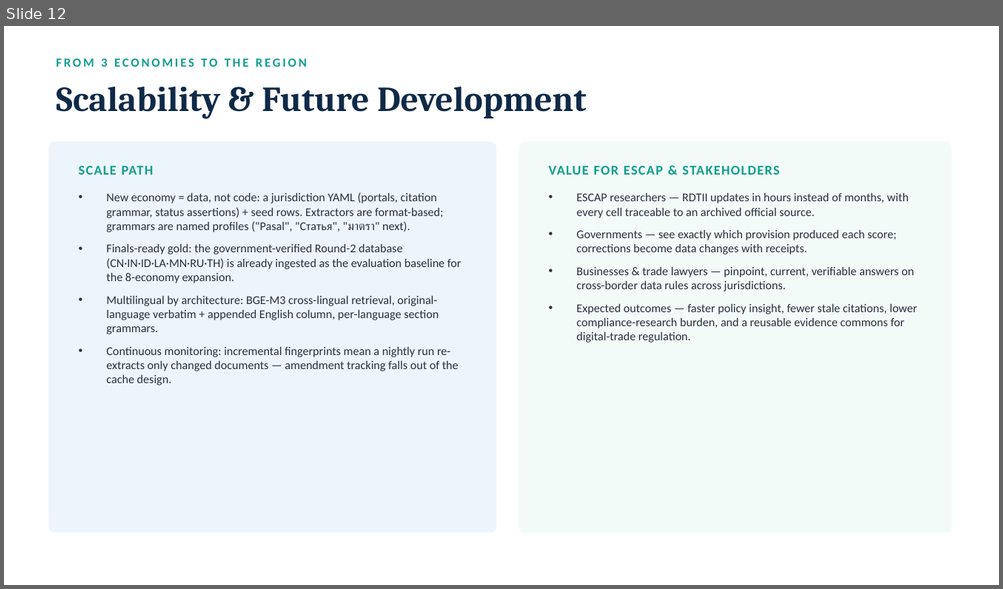
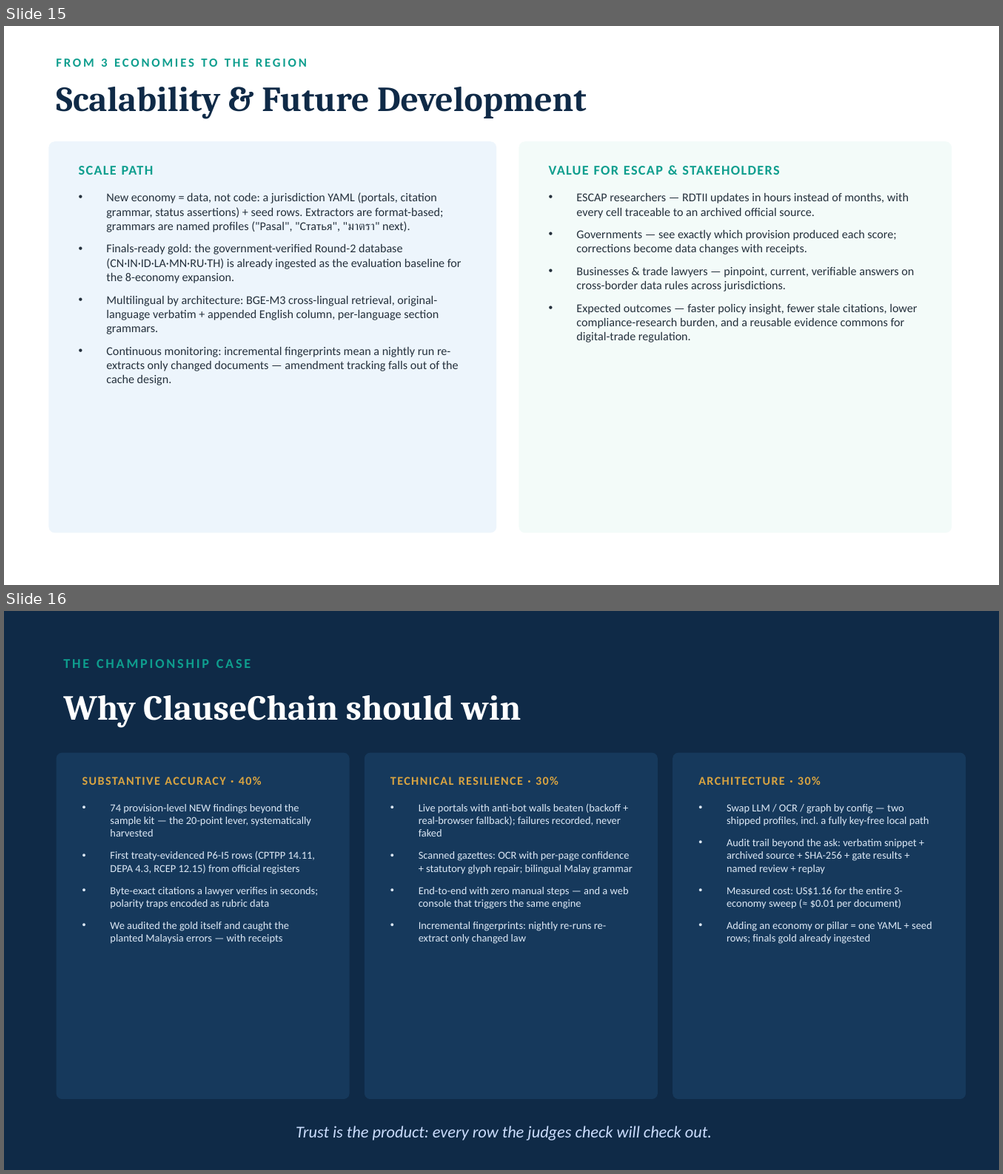
Before and after one commit to nafew0/ClauseChain, a slide deck: ClauseChain_Pitch_Deck.pptx. Shown one above the other, each under a label of ours: slide 12 before the commit, slides 15 and 16 after it. The pictures are 1003x589 and 1003x1174 pixels, drawn with LibreOffice and Linux fonts; fonts in the diff are those of the drawing. Boxes give left, top, right and bottom in pixels: in the first picture for what was removed or moved away, otherwise in the second. Text is boxed around its words. In the diff, an @@ line names an element or a change of style, - is before the commit and + after.

```diff
--- a/ClauseChain_Pitch_Deck.pptx
+++ b/ClauseChain_Pitch_Deck.pptx
@@ slide 16 added at [4,611,999,1170], background #0F2A47 @@
@@ text added at [63,659,251,668], 13 pt, text #0E9E8E, bold @@
+THE CHAMPIONSHIP CASE
@@ text added at [63,695,521,728], 34 pt, text #FFFFFF, bold @@
+Why ClauseChain should win
@@ rounded rectangle added at [57,753,350,1099], fill #16395C @@
@@ rounded rectangle added at [364,753,657,1099], fill #16395C @@
@@ rounded rectangle added at [672,753,966,1099], fill #16395C @@
@@ text added at [82,777,262,785], 11.5 pt, text #D9A441, bold @@
+SUBSTANTIVE ACCURACY · 40%
@@ text added at [390,777,558,785], 11.5 pt, text #D9A441, bold @@
+TECHNICAL RESILIENCE · 30%
@@ text added at [698,777,820,785], 11.5 pt, text #D9A441, bold @@
+ARCHITECTURE · 30%
@@ text added at [110,804,318,944], 10.3 pt, text #DCE8F5 @@
+• 74 provision-level NEW findings beyond the sample kit — the 20-point lever, systematically harvested
+• First treaty-evidenced P6-I5 rows (CPTPP 14.11, DEPA 4.3, RCEP 12.15) from official registers
+• Byte-exact citations a lawyer verifies in seconds; polarity traps encoded as rubric data
+• We audited the gold itself and caught the planted Malaysia errors — with receipts
@@ text added at [418,803,632,944], 10.3 pt, text #DCE8F5 @@
+• Live portals with anti-bot walls beaten (backoff + real-browser fallback); failures recorded, never faked
+• Scanned gazettes: OCR with per-page confidence + statutory glyph repair; bilingual Malay grammar
+• End-to-end with zero manual steps — and a web console that triggers the same engine
+• Incremental fingerprints: nightly re-runs re-extract only changed law
@@ text added at [726,804,932,944], 10.3 pt, text #DCE8F5 @@
+• Swap LLM / OCR / graph by config — two shipped profiles, incl. a fully key-free local path
+• Audit trail beyond the ask: verbatim snippet + archived source + SHA-256 + gate results + named review + replay
+• Measured cost: US$1.16 for the entire 3-economy sweep (≈ $0.01 per document)
+• Adding an economy or pillar = one YAML + seed rows; finals gold already ingested
@@ text added at [296,1126,711,1141], 16 pt, text #CADCFC, italic @@
+Trust is the product: every row the judges check will check out.
@@ what was slide 12 is now slide 15 @@
```
Also in this commit, not shown: 3 other slides added, 1 other file.
